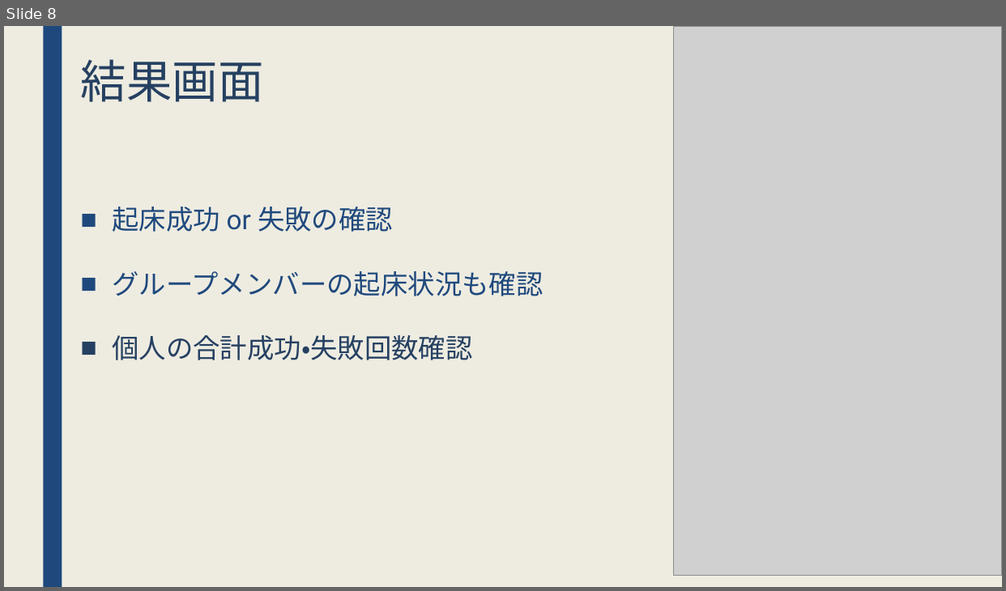
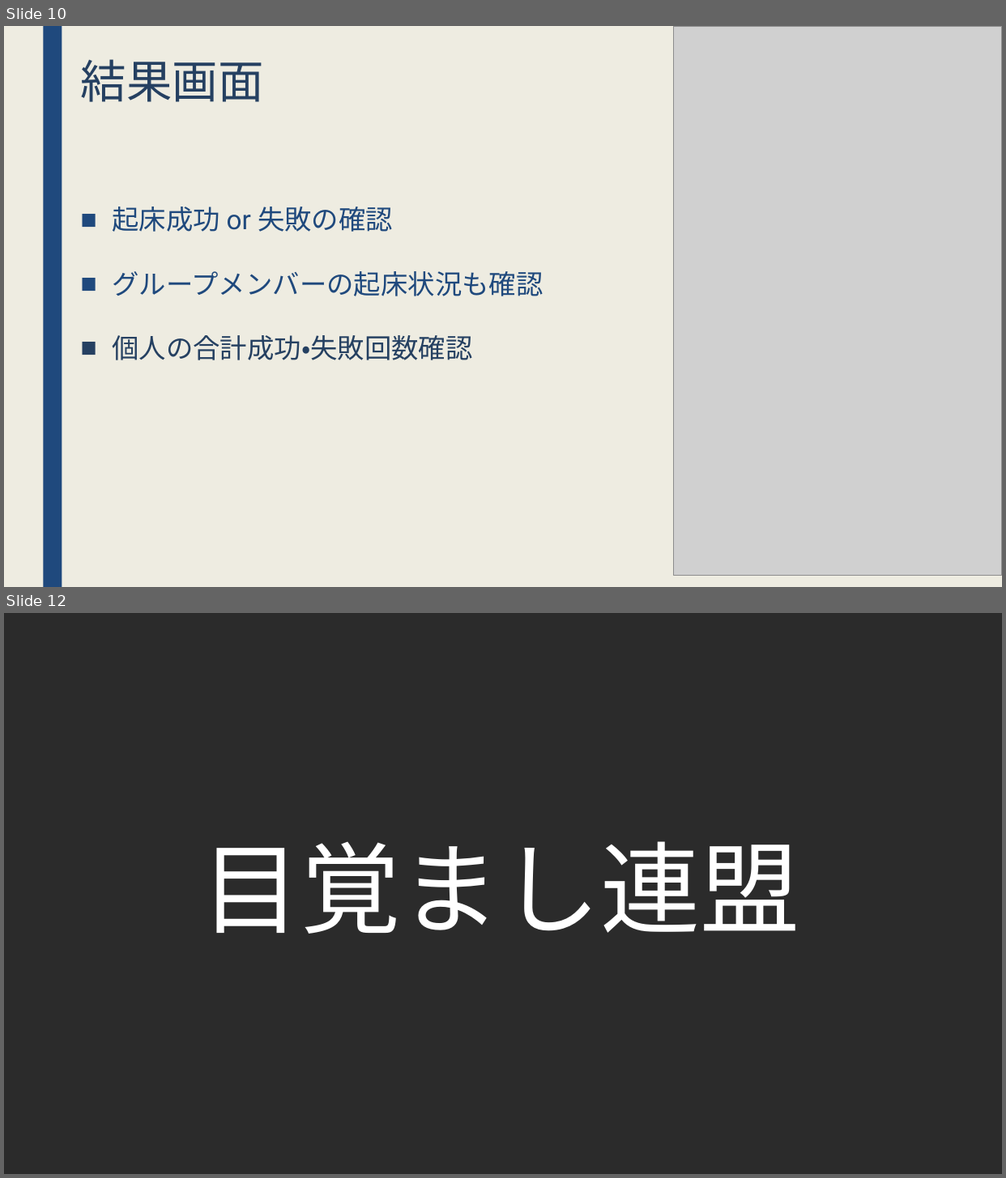
Before and after one commit to jack-app/jackhack2018_F, a slide deck: htmlcss/pptx/teamF.pptx. Shown one above the other, each under a label of ours: slide 8 before the commit, slides 10 and 12 after it; the slides between them are not shown. The pictures are 1006x591 and 1006x1178 pixels, drawn with LibreOffice and Linux fonts; fonts in the diff are those of the drawing; grey boxes stand for pictures; background and template pictures are left out; a plain dark background stands for a picture behind light text. Boxes give left, top, right and bottom in pixels: in the first picture for what was removed or moved away, otherwise in the second. Text is boxed around its words. In the diff, an @@ line names an element or a change of style, - is before the commit and + after.

```diff
--- a/htmlcss/pptx/teamF.pptx
+++ b/htmlcss/pptx/teamF.pptx
@@ slide 12 added at [4,613,1002,1174], background picture (left out) @@
@@ title added at [201,841,799,934], 96 pt, text #FFFFFF @@
+目覚まし連盟
@@ what was slide 8 is now slide 10 @@
```
Also in this commit, not shown: 5 slides changed, 4 other slides added, 1 slide removed.
